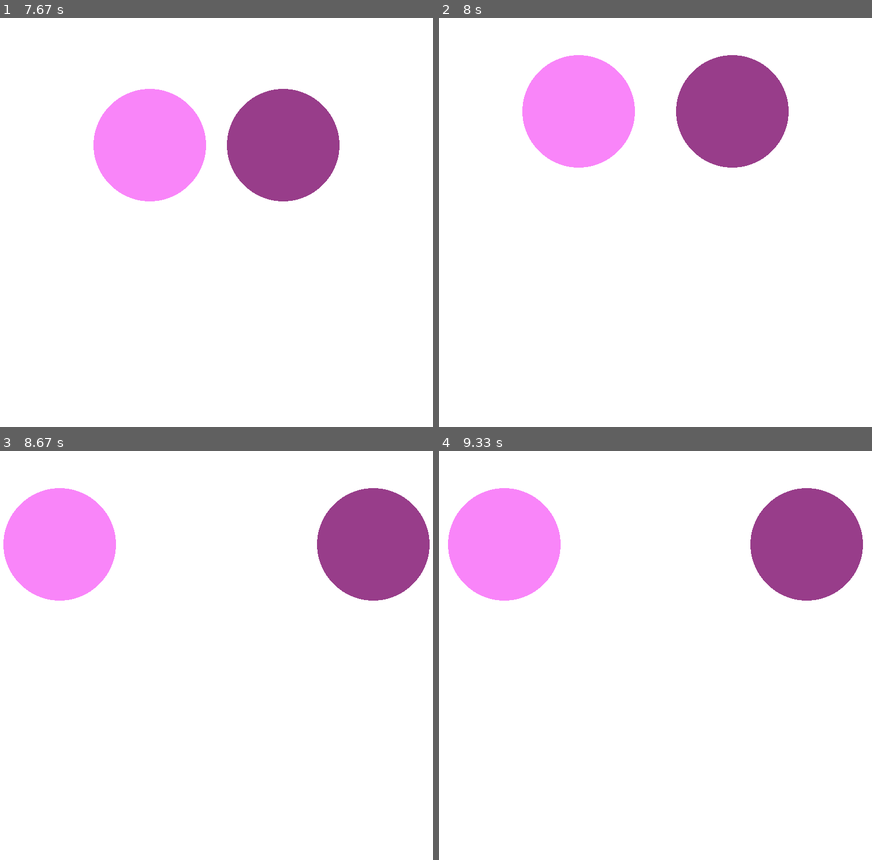
Above: before the commit, frames 1-4 (two rows, left to right).
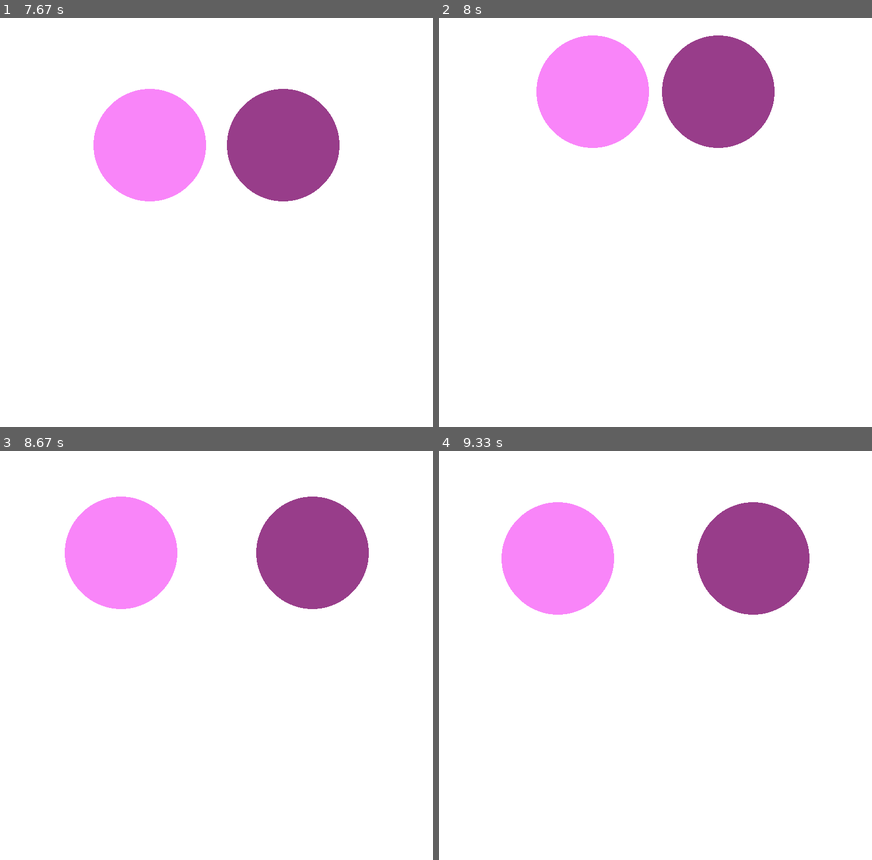
Above: after the commit, the same moments.

Repository: MestreLion/rainballs
Game: pygame game, started from rainballs.py
Same seed, same stepped clock (60 frames per second), same inputs: the game is played once before the commit and once after it. The source is Python 2; it was converted automatically to run under Python 3.
Inputs:
- Up to frame 1 (7.67 s): tap Space at 0.33, 0.73, 1.23, 1.82, 2.58, 3.48, 5.53, 5.83, 5.97, 6.37, 6.7, 7.03 s; tap Enter at 4.4 s
- Up to frame 2 (8 s): tap Keypad Enter at 7.68 s
- Up to frame 3 (8.67 s): tap Space at 8.58 s
- Up to frame 4 (9.33 s): tap Space at 8.88, 9.08 s

Frame 1 is identical in both runs. In frame 2, 6.1% of the frame differs, in the area x 19-81%, y 4-37%; in frame 3, 15%, in the area x 0-100%, y 9-39%; in frame 4, 13%.

Commit message:
think for a momentum and fix physics, restoring balance and peace to the world

Diff:
--- a/rainballs.py
+++ b/rainballs.py
@@ -181,11 +181,9 @@
 
 
     def collide(self, other):
-        # Do nothing on self "collisions"
-        if other is self:
+        # Do nothing on self "collisions" or when center coincide
+        if other is self or self.position == other.position:
             return
-
-        assert self.position != other.position, "Can not collide balls with same center"
 
         # Calculate the subtraction vector and its magnitude squared
         dv = [other.position[0] - self.position[0],
@@ -193,7 +191,7 @@
         mag2 = dv[0]**2 + dv[1]**2
 
         # Check for false positives from rect collision detection
-        # by testing if distance^2 < (sum of radii)^2
+        # by testing if distance^2 >= (sum of radii)^2
         radsum = self.radius + other.radius
         if mag2 >= radsum**2:
             self.printdata("False Positive")
@@ -212,21 +210,33 @@
         # It always points in direction from self towards other
         normal = [dv[0]/dvmag, dv[1]/dvmag]
 
-        # Use normal to calculate new position and velocity
+        # Adjust the velocities
+        def dot(v1, v2):
+            return v1[0]*v2[0] + v1[1]*v2[1]
+
+        # Consider the other ball stationary (to simplify the equations)
+        dv = (self.velocity[0] - other.velocity[0],
+              self.velocity[1] - other.velocity[1])
+
+        # Rotate the normal 90º to find the tangent vector
+        tangent = [-normal[1], normal[0]]
+
+        # Project the velocities to tangent and normal for the output velocities
+        # For the other we use the normal instead
+        pt = dot(dv, tangent)
+        pn = dot(dv, normal)
+
+        # Update the velocities. adding the other velocity back
+        self.velocity[0]   = pt * tangent[0] + other.velocity[0]
+        self.velocity[1]   = pt * tangent[1] + other.velocity[1]
+        other.velocity[0] += pn * normal[0]
+        other.velocity[1] += pn * normal[1]
+
+        # Move circles away by half overlap each at normal direction
         for circle in [self, other]:
-
-            # Move circles away from each other by overlap amount at normal direction
-            circle.position[0] -= overlap/2 * normal[0]
-            circle.position[1] -= overlap/2 * normal[1]
+            circle.position[0] -= overlap/2. * normal[0]
+            circle.position[1] -= overlap/2. * normal[1]
             circle._update_rect()
-
-            # Adjust the velocities by rotating current velocity to the normal's direction
-            # (ie, multiply normal by current velocity magnitude)
-            vmag = math.sqrt(circle.velocity[0]**2 + circle.velocity[1]**2)
-            circle.velocity[0] = vmag * -normal[0]
-            circle.velocity[1] = vmag * -normal[1]
-
-            # rinse and repeat for other, using a reflected normal
             normal[0] *= -1
             normal[1] *= -1
 
